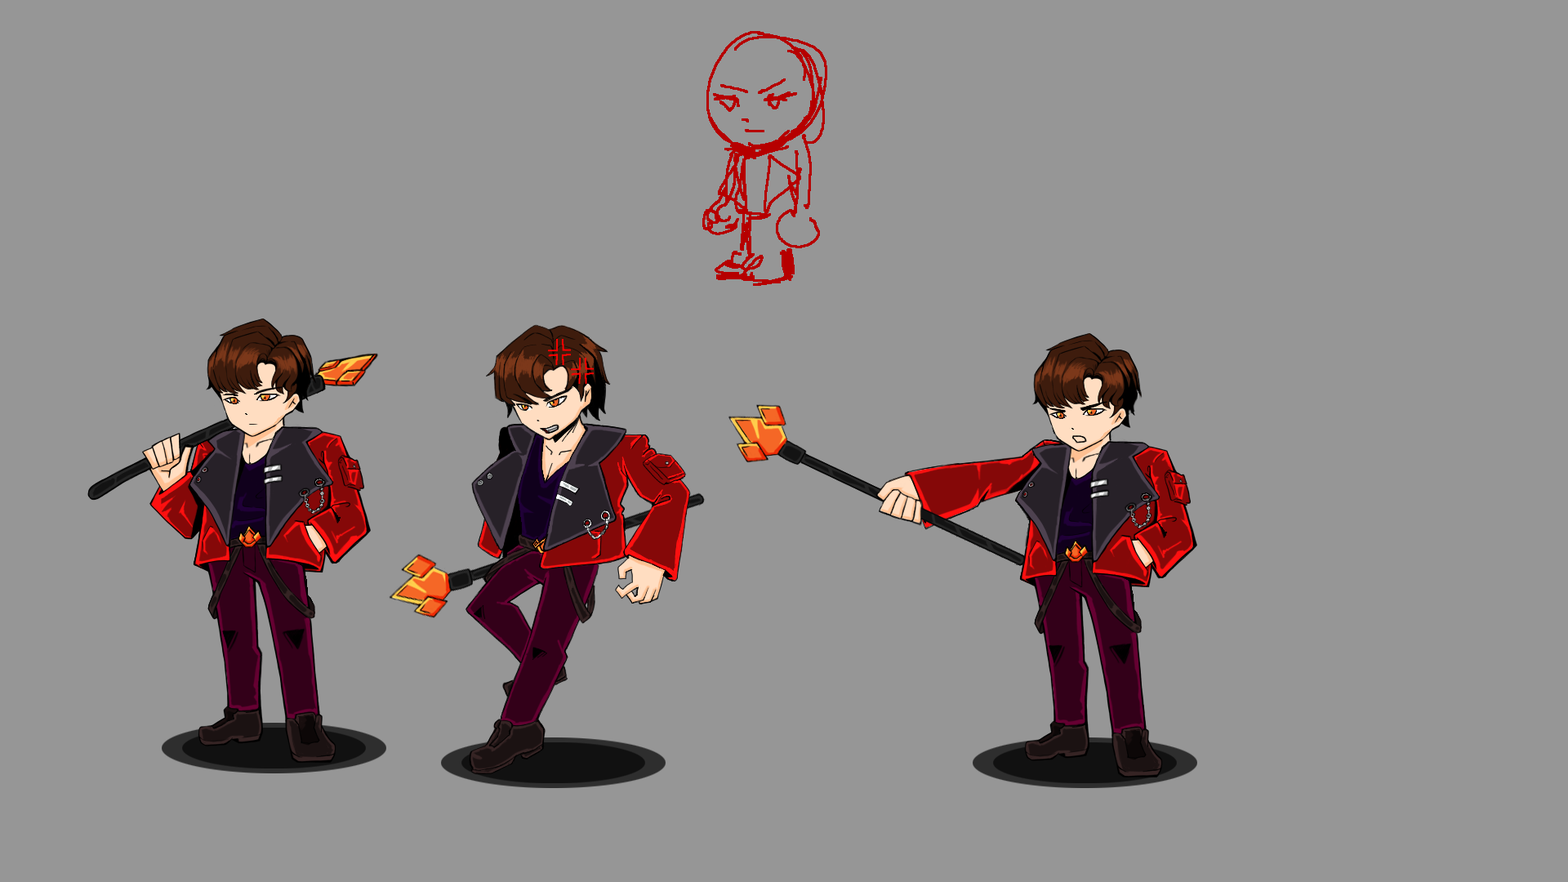
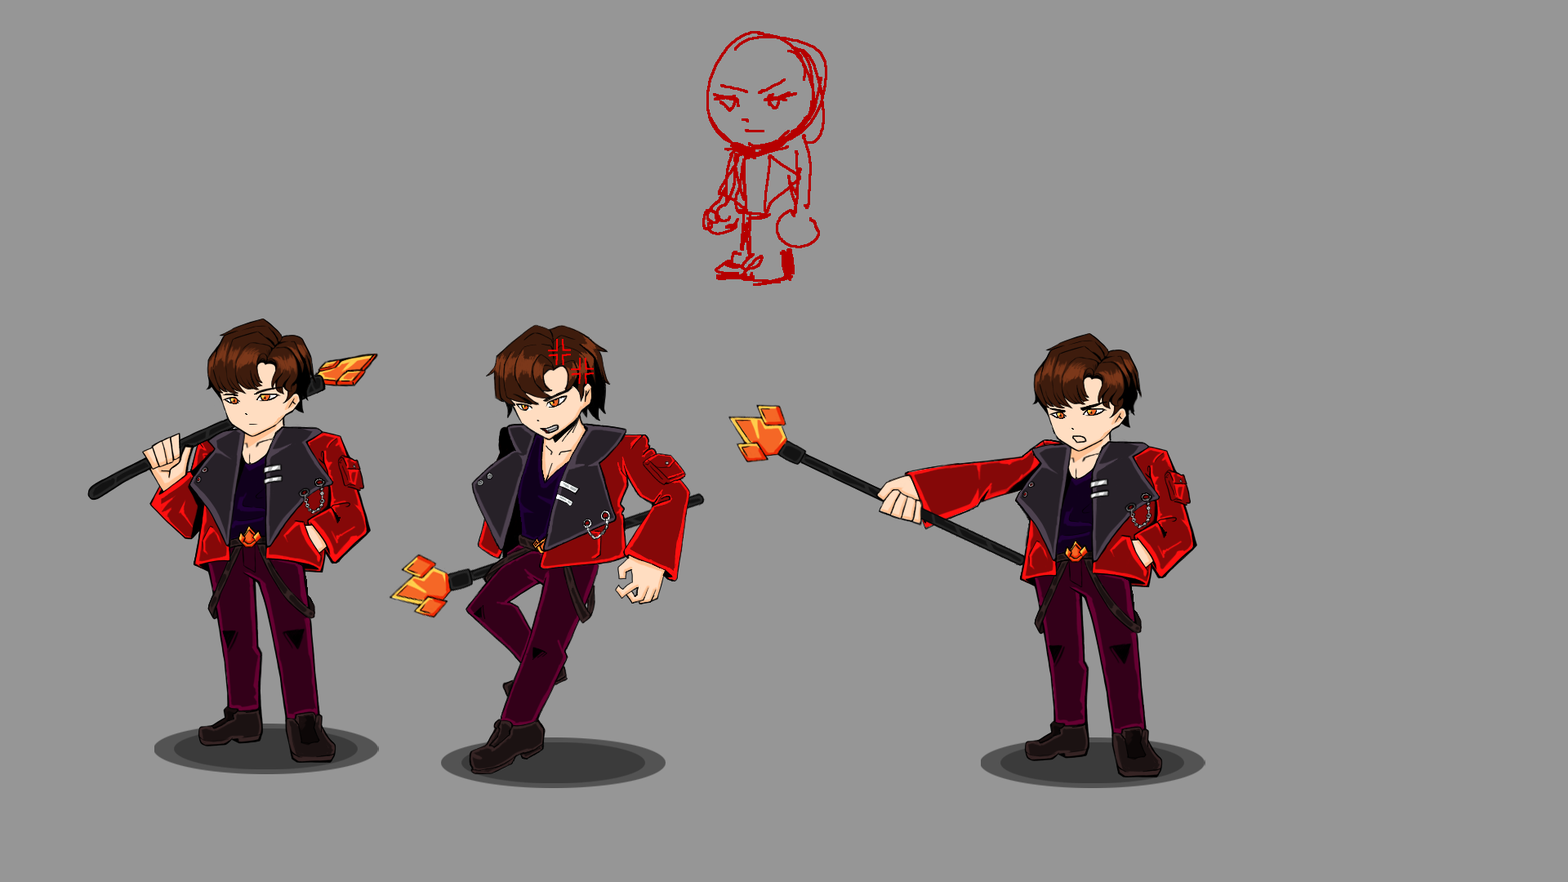
Layered file, before and after one edit (1568 x 882). Changes by layer:
"그림자" (1st of 3, in "화염족 스킬시전"): blend normal → overlay, painted on it over [972, 737, 1206, 789]
"그림자" (2nd of 3, in "화염족 피격"): blend normal → overlay over [441, 737, 666, 789]
"그림자" (3rd of 3, in "화염족 스탠딩"): blend normal → overlay, painted on it over [154, 722, 387, 775]